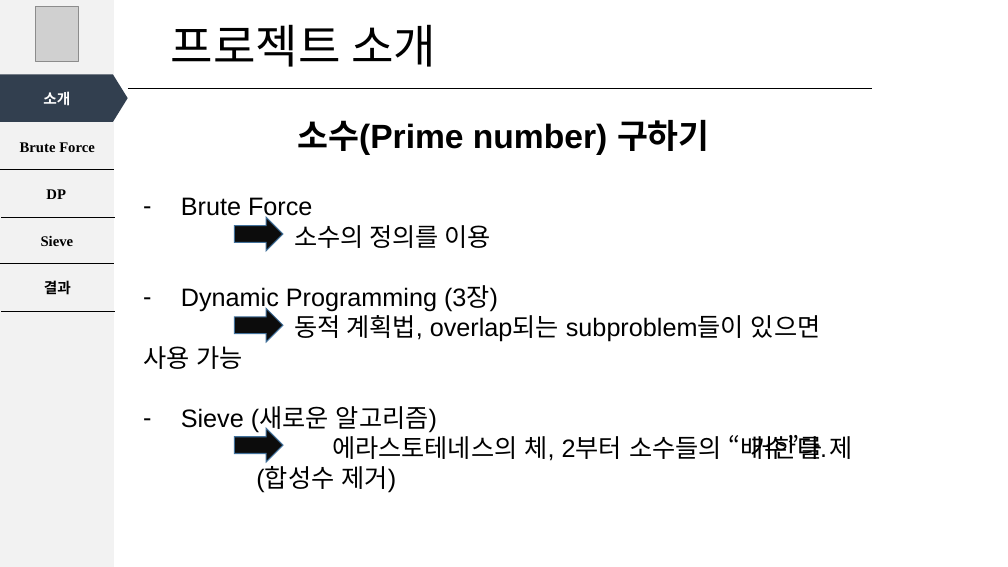
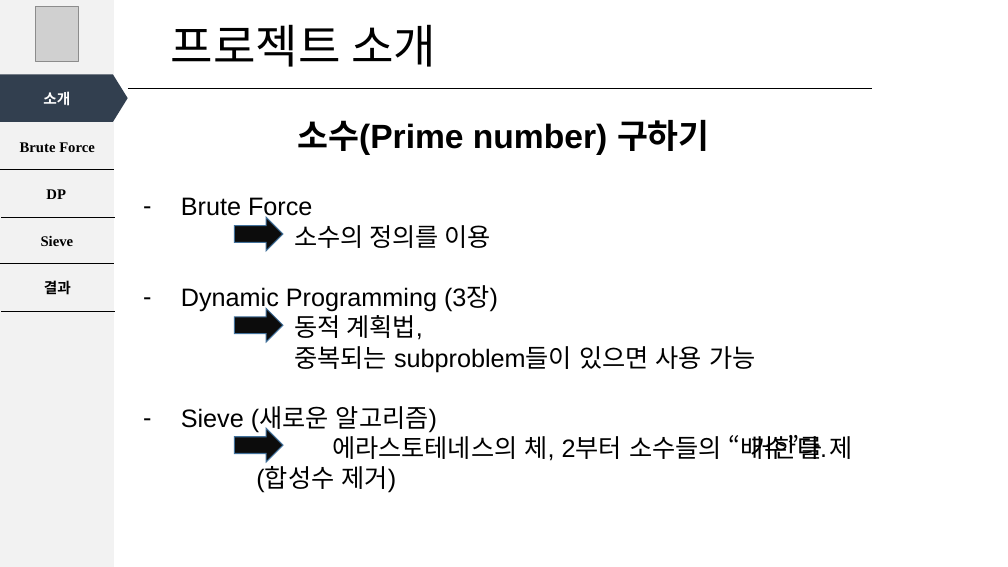
Before and after one commit to Jack-93/AlgorithmCode, a slide deck: slide 4 of 2014270243_오재욱_알고리즘_개인과제.pptx. Drawn at 1008x567 pixels with LibreOffice and Linux fonts; fonts in the diff are those of the drawing; grey boxes stand for pictures. Boxes give left, top, right and bottom in pixels: in the first picture for what was removed or moved away, otherwise in the second. Text is boxed around its words. In the diff, an @@ line names an element or a change of style, - is before the commit and + after.

```diff
--- a/2014270243_오재욱_알고리즘_개인과제.pptx
+++ b/2014270243_오재욱_알고리즘_개인과제.pptx
@@ text at [294,311,755,372]: text changed @@
-동적 계획법, overlap되는 subproblem들이 있으면 사용 가능
+동적 계획법,
+중복되는 subproblem들이 있으면 사용 가능
```
Also in this commit, not shown: 4 other slides changed, 1 slide added, 1 slide removed, 9 other files.
